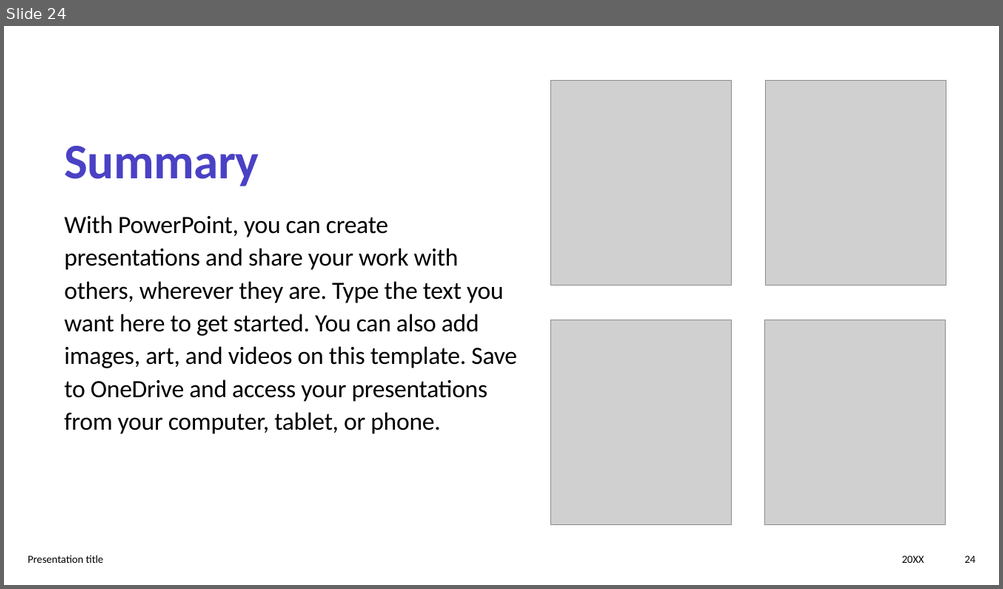
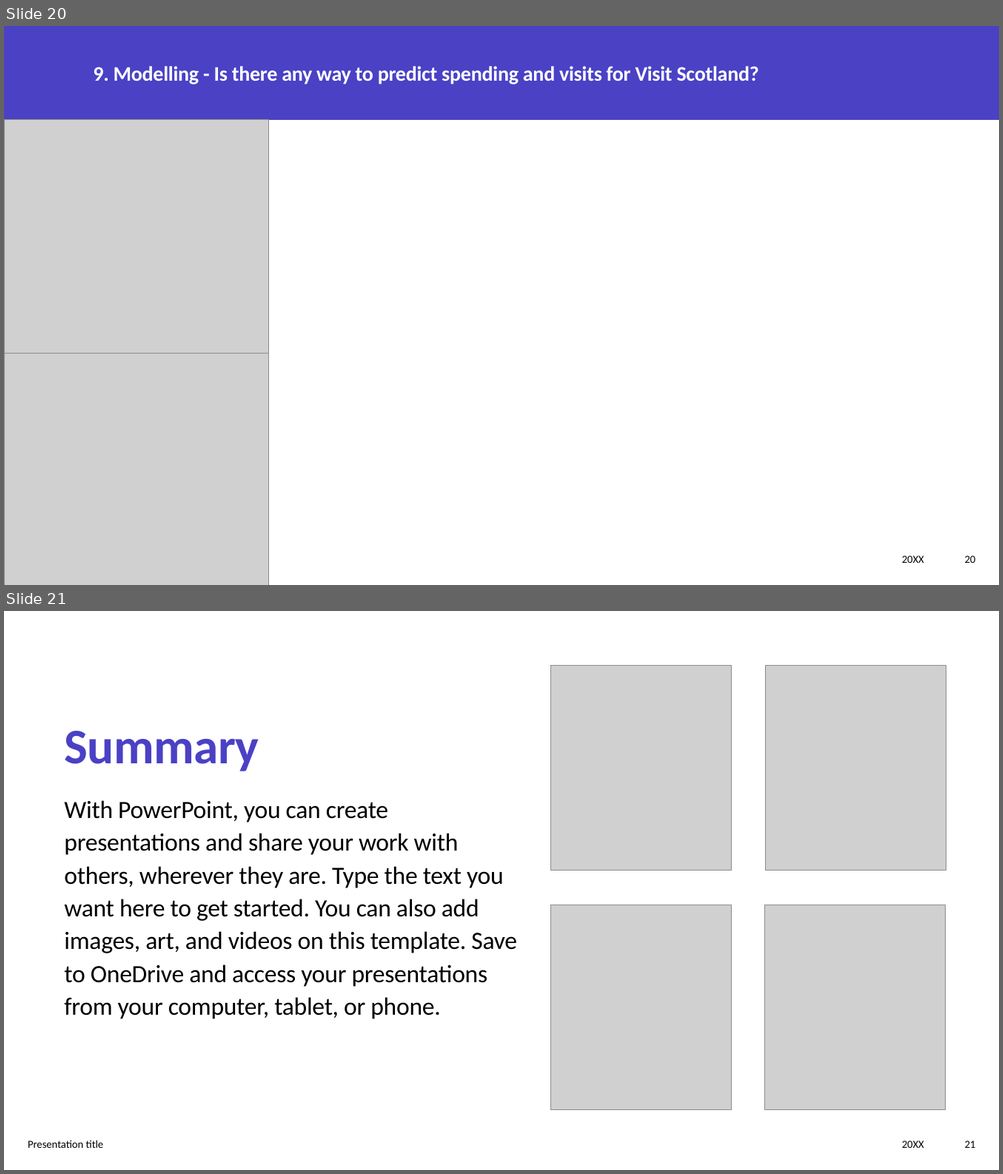
Before and after one commit to neilplenderleith/final_project_visit_scotland, a slide deck: Presentation/final_project_presentation.pptx. Shown one above the other, each under a label of ours: slide 24 before the commit, slides 20 and 21 after it. The pictures are 1003x589 and 1003x1174 pixels, drawn with LibreOffice and Linux fonts; fonts in the diff are those of the drawing; grey boxes stand for pictures. Boxes give left, top, right and bottom in pixels: in the first picture for what was removed or moved away, otherwise in the second. Text is boxed around its words. In the diff, an @@ line names an element or a change of style, - is before the commit and + after.

```diff
--- a/Presentation/final_project_presentation.pptx
+++ b/Presentation/final_project_presentation.pptx
@@ slide 20 added at <box>4,26,999,585</box>, background #FFFFFF @@
@@ rectangle added at <box>4,26,999,120</box>, fill #4A41C5 @@
@@ title added at <box>93,66,759,84</box>, 20 pt, text #FFFFFF, bold @@
+9. Modelling - Is there any way to predict spending and visits for Visit Scotland?
@@ picture added at <box>4,120,269,354</box> @@
@@ picture added at <box>4,354,269,585</box> @@
@@ text added at <box>902,556,924,563</box>, 10.5 pt, text #000000 @@
+20XX
@@ page number added at <box>965,556,976,563</box>, 10.5 pt, text #000000 @@
+20
@@ what was slide 24 is now slide 21 @@
@@ page number at <box>965,1141,976,1148</box>: text changed @@
-24
+21
```
Also in this commit, not shown: 3 slides changed, 4 other slides added, 2 other files.
